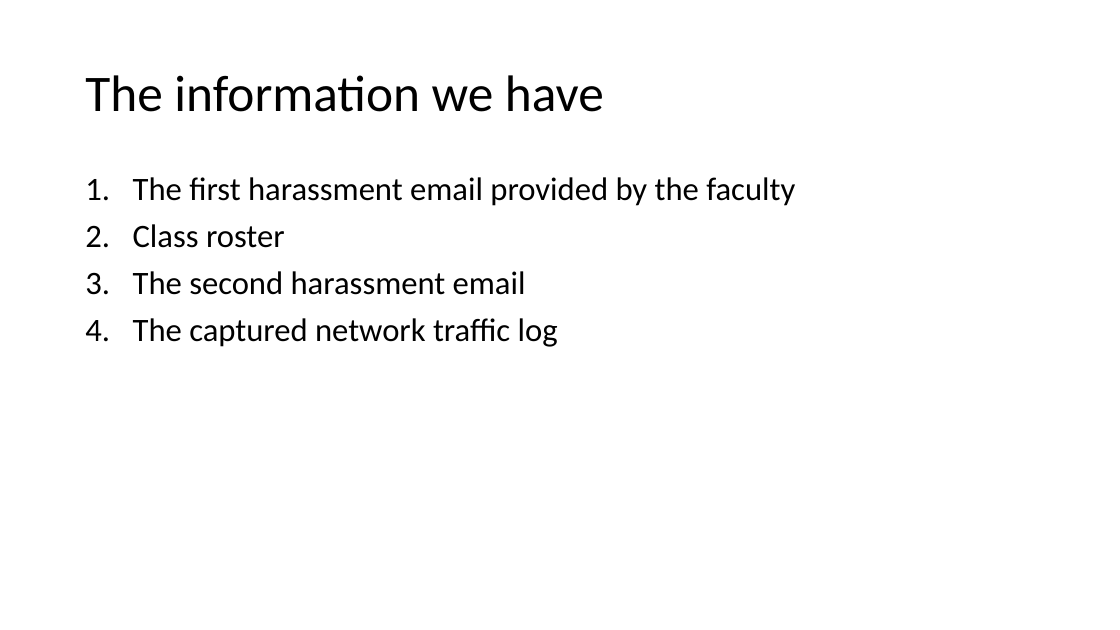
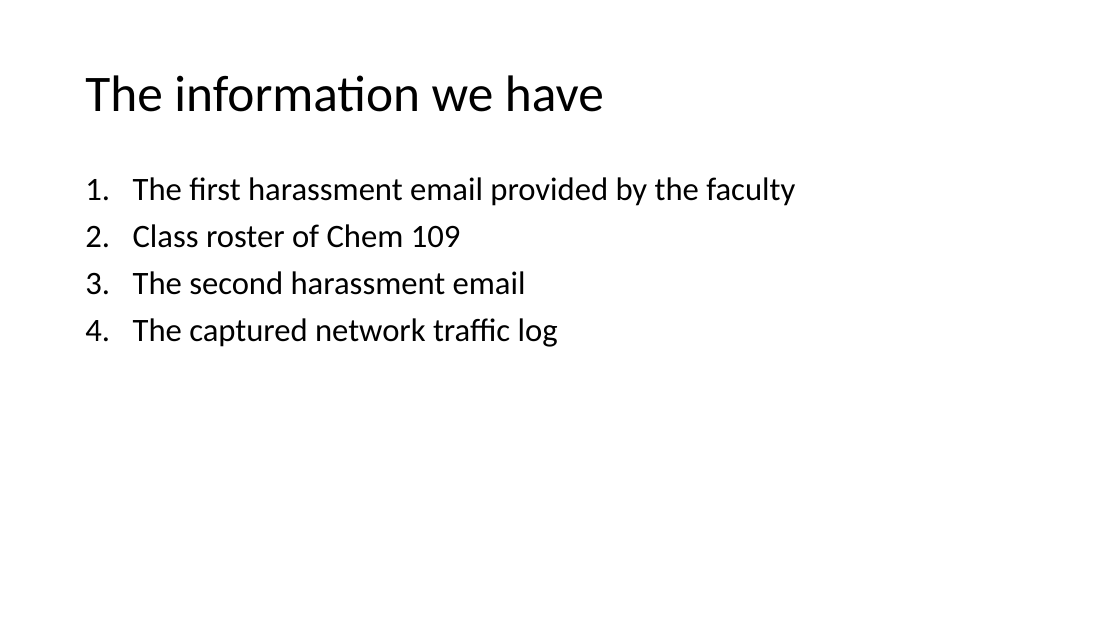
Before and after one commit to frankwxu/digital-forensics-lab, a slide deck: slide 7 of Email_Harassment/0_Investigate_Harassment_Email_Wireshark.pptx (slide 4 before the commit). Drawn at 1120x630 pixels with LibreOffice and Linux fonts; fonts in the diff are those of the drawing; background and template pictures are left out. Boxes give left, top, right and bottom in pixels: in the first picture for what was removed or moved away, otherwise in the second. Text is boxed around its words. In the diff, an @@ line names an element or a change of style, - is before the commit and + after.

```diff
--- a/Email_Harassment/0_Investigate_Harassment_Email_Wireshark.pptx
+++ b/Email_Harassment/0_Investigate_Harassment_Email_Wireshark.pptx
@@ text at <box>133,224,461,248</box>: text changed @@
-2. Class roster
+2. Class roster of Chem 109
```
Also in this commit, not shown: 2 other slides changed, 3 slides added.
